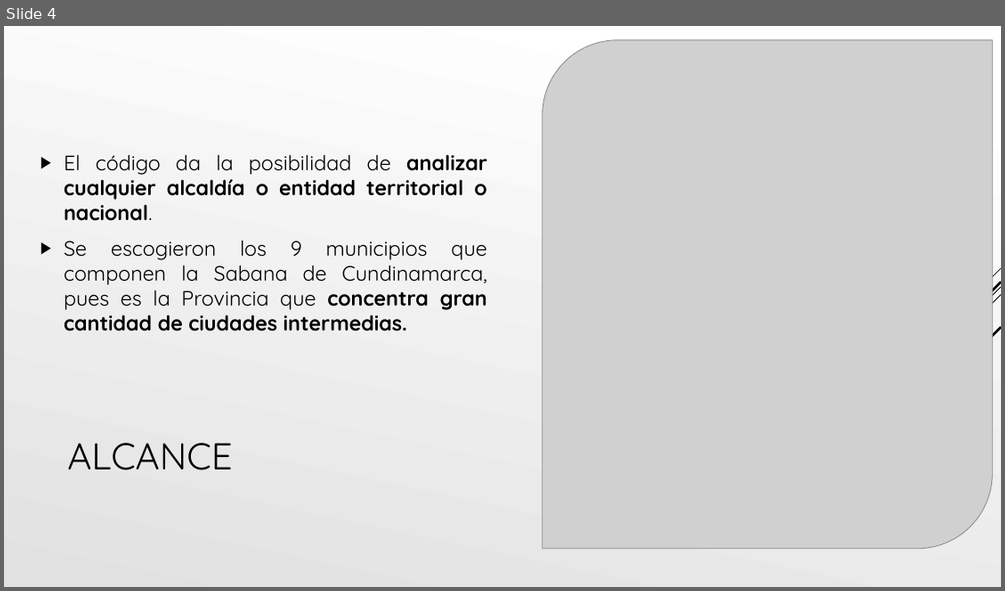
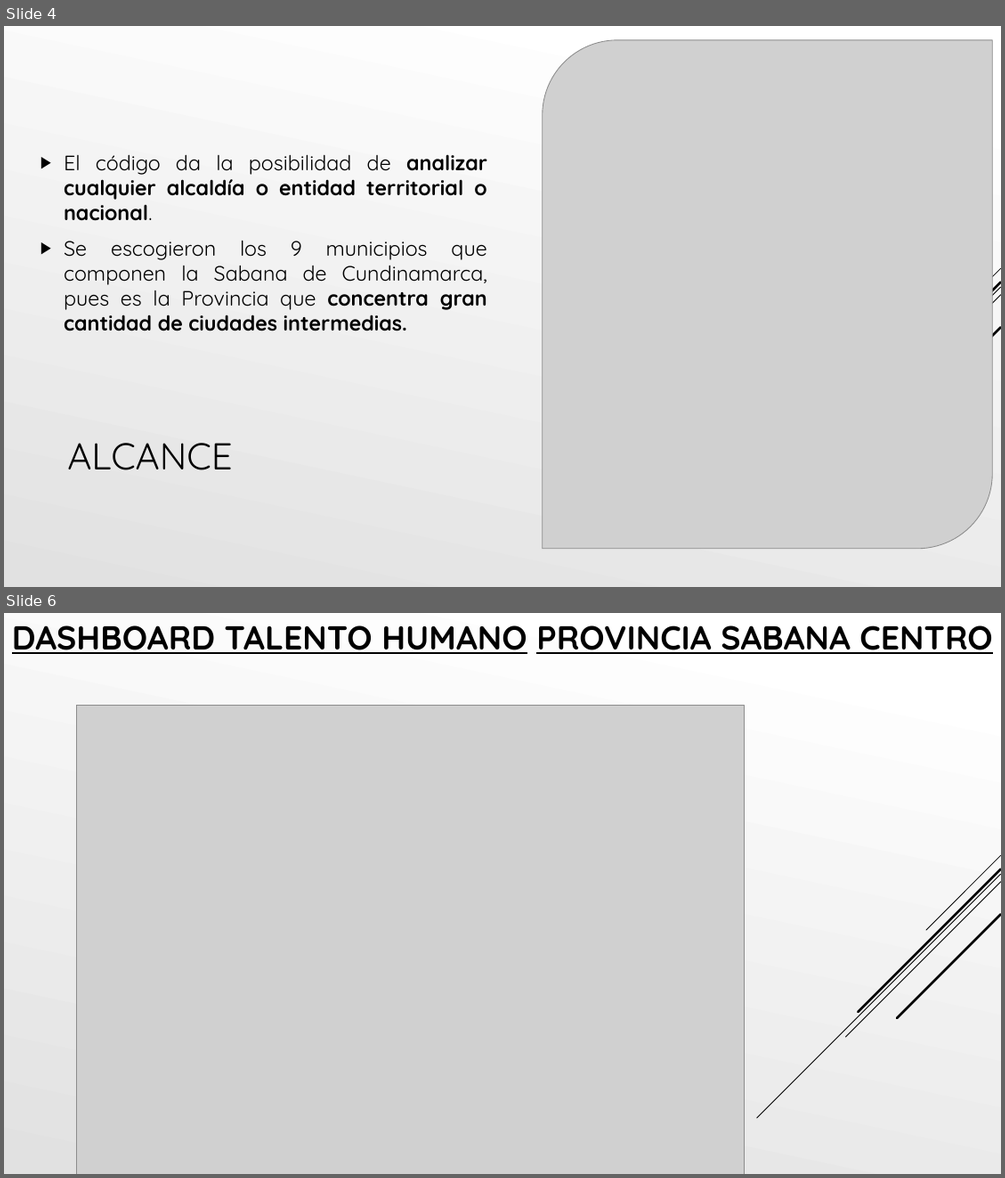
Before and after one commit to sebastianvalbuena/MCPP_Juan.valbuena, a slide deck: Proyecto Final-SIGEP/Presentación 26-05.pptx. Shown one above the other, each under a label of ours: slide 4 before the commit, slides 4 and 6 after it; the slides between them are not shown. The pictures are 1005x591 and 1005x1178 pixels, drawn with LibreOffice and Linux fonts; fonts in the diff are those of the drawing; grey boxes stand for pictures. Boxes give left, top, right and bottom in pixels: in the first picture for what was removed or moved away, otherwise in the second. Text is boxed around its words. In the diff, an @@ line names an element or a change of style, - is before the commit and + after.

```diff
--- a/Proyecto Final-SIGEP/Presentación 26-05.pptx
+++ b/Proyecto Final-SIGEP/Presentación 26-05.pptx
@@ slide 6 added at (4,613,1001,1174), background gradient #FFFFFF to #E1E1E1; not listed: 5 template elements that a slide beside it also shows @@
@@ text added at (12,625,992,654), 32 pt, text #000000, bold, underline @@
+DASHBOARD TALENTO HUMANO PROVINCIA SABANA CENTRO
@@ picture added at (77,705,744,1174) @@
```
Also in this commit, not shown: 3 slides changed, 1 slide removed, 2 other files.
